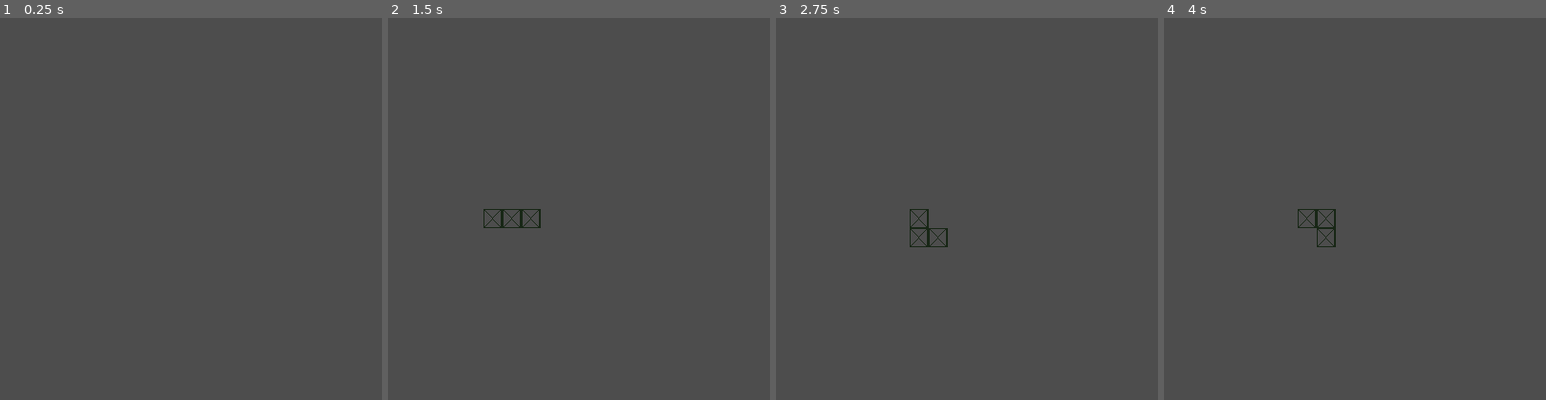
Above: before the commit, frames 1-4 (left to right).
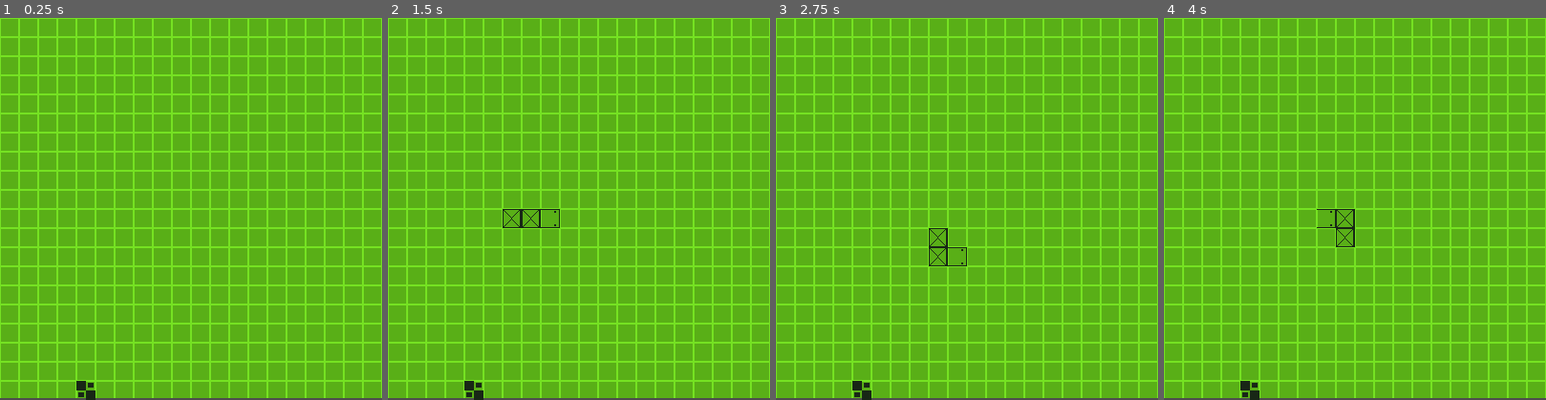
Above: after the commit, the same moments.

Repository: adrianofelix019/retro-snake-game
Game: Godot game, scene res://scenes/main_game.tscn
Same seed, same stepped clock (60 frames per second), same inputs: the game is played once before the commit and once after it. The project has no main scene, so this scene is started directly.
Inputs:
- Up to frame 1 (0.25 s): no input
- Up to frame 2 (1.5 s): hold Right (ui_right) 0.53-1.28 s; hold Down (ui_down) from 1.28 s (still down)
- Up to frame 3 (2.75 s): release Down (ui_down) at 2.03 s; hold Right (ui_right) from 2.03 s (still down)
- Up to frame 4 (4 s): tap Enter at 2.75 s; release Right (ui_right) at 2.78 s; hold Up (ui_up) 2.78-3.53 s; tap Space at 3.5 s; hold Left (ui_left) from 3.53 s (still down)

The runs differ from the first frame. In frame 1, 100% of the frame differs, in the area x 0-100%, y 0-100%; in frame 2, 99%; in frame 3, 99%; in frame 4, 99%.

Commit message:
add assets and fix moviment

Diff:
--- a/scenes/main_game.tscn
+++ b/scenes/main_game.tscn
@@ -2,6 +2,8 @@
 
 [ext_resource type="Script" uid="uid://dwiuchnf5dxuy" path="res://scripts/main_game.gd" id="1_72e8q"]
 [ext_resource type="Texture2D" uid="uid://d02wiso5vdcid" path="res://assets/snake3.png" id="2_72e8q"]
+[ext_resource type="Texture2D" uid="uid://k25t7amktl8k" path="res://assets/apple1.png" id="3_d2op2"]
+[ext_resource type="Texture2D" uid="uid://xk1xwsecabtq" path="res://assets/grass.png" id="4_0rdsr"]
 
 [sub_resource type="TileSetAtlasSource" id="TileSetAtlasSource_d2op2"]
 texture = ExtResource("2_72e8q")
@@ -9,19 +11,31 @@
 0:0/0 = 0
 1:0/0 = 0
 
+[sub_resource type="TileSetAtlasSource" id="TileSetAtlasSource_0rdsr"]
+texture = ExtResource("3_d2op2")
+texture_region_size = Vector2i(20, 20)
+0:0/0 = 0
+
 [sub_resource type="TileSet" id="TileSet_0rdsr"]
 tile_size = Vector2i(20, 20)
 sources/0 = SubResource("TileSetAtlasSource_d2op2")
+sources/1 = SubResource("TileSetAtlasSource_0rdsr")
 
 [node name="MainGame" type="Node2D" unique_id=1230426105]
 script = ExtResource("1_72e8q")
+
+[node name="TextureRect" type="TextureRect" parent="." unique_id=1209388767]
+offset_right = 401.0
+offset_bottom = 398.0
+texture = ExtResource("4_0rdsr")
+stretch_mode = 1
 
 [node name="GameTile" type="TileMap" parent="." unique_id=630865496]
 tile_set = SubResource("TileSet_0rdsr")
 format = 2
 
 [node name="GameTick" type="Timer" parent="." unique_id=631805506]
-wait_time = 0.6
+wait_time = 0.4
 autostart = true
 
 [connection signal="timeout" from="GameTick" to="." method="_on_game_tick_timeout"]
--- a/scripts/main_game.gd
+++ b/scripts/main_game.gd
@@ -11,6 +11,11 @@
 	Vector2i(4, 10),
 	Vector2i(3, 10),
 ]
+var apple_position: Vector2i
+
+
+func _ready() -> void:
+	draw_apple()
 
 
 func _on_game_tick_timeout() -> void:
@@ -19,13 +24,36 @@
 
 
 func draw_snake() -> void:
-	for cell in snake_body:
-		$GameTile.set_cell(
+	for index in snake_body.size():
+		if index == 0:
+			$GameTile.set_cell(
 			FIRST_LAYER,
-			cell,
+			snake_body[index],
 			SNAKE_TILE_ID,
-			SNAKE_BODY_COORDS
+			Vector2i(1, 0)
 		)
+		else:
+			$GameTile.set_cell(
+				FIRST_LAYER,
+				snake_body[index],
+				SNAKE_TILE_ID,
+				SNAKE_BODY_COORDS
+			)
+
+
+func draw_apple() -> void:
+	var random_coords := Vector2i(
+		randi_range(0, 19),
+		randi_range(0, 19)
+	)
+	apple_position = random_coords
+	$GameTile.set_cell(
+		FIRST_LAYER,
+		random_coords,
+		1,
+		Vector2i(0, 0)
+	)
+	pass
 
 
 func move_snake() -> void:
@@ -35,7 +63,8 @@
 	var new_head = snake_body.front() + snake_direction
 	body_copy.insert(0, new_head)
 	snake_body = body_copy
-
+	if new_head == apple_position:
+		draw_apple()
 
 
 func erase_trail() -> void:
Binary file added: assets/apple1.png
Not shown, added: assets/apple1.png.import
Binary file added: assets/grass.png
Not shown, added: assets/grass.png.import
